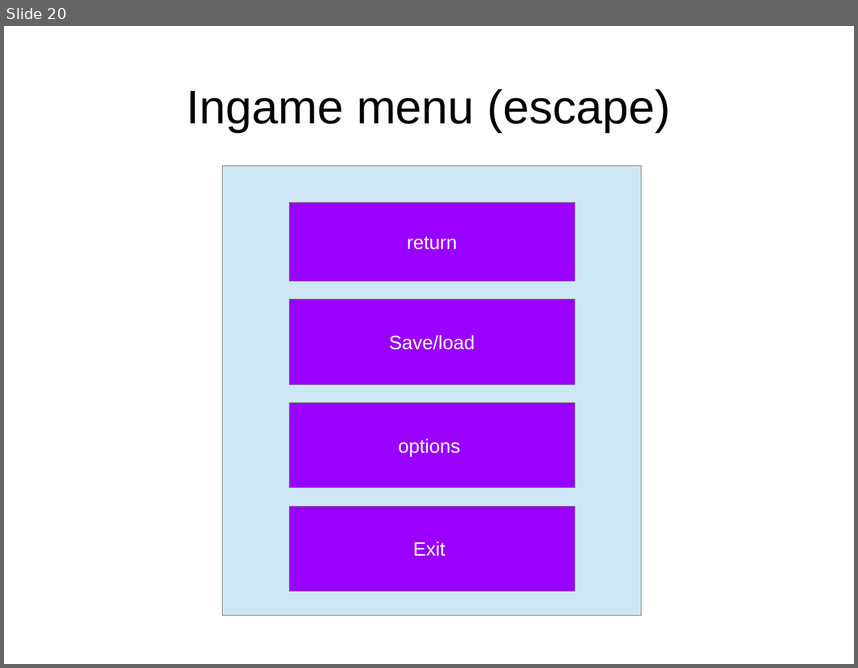
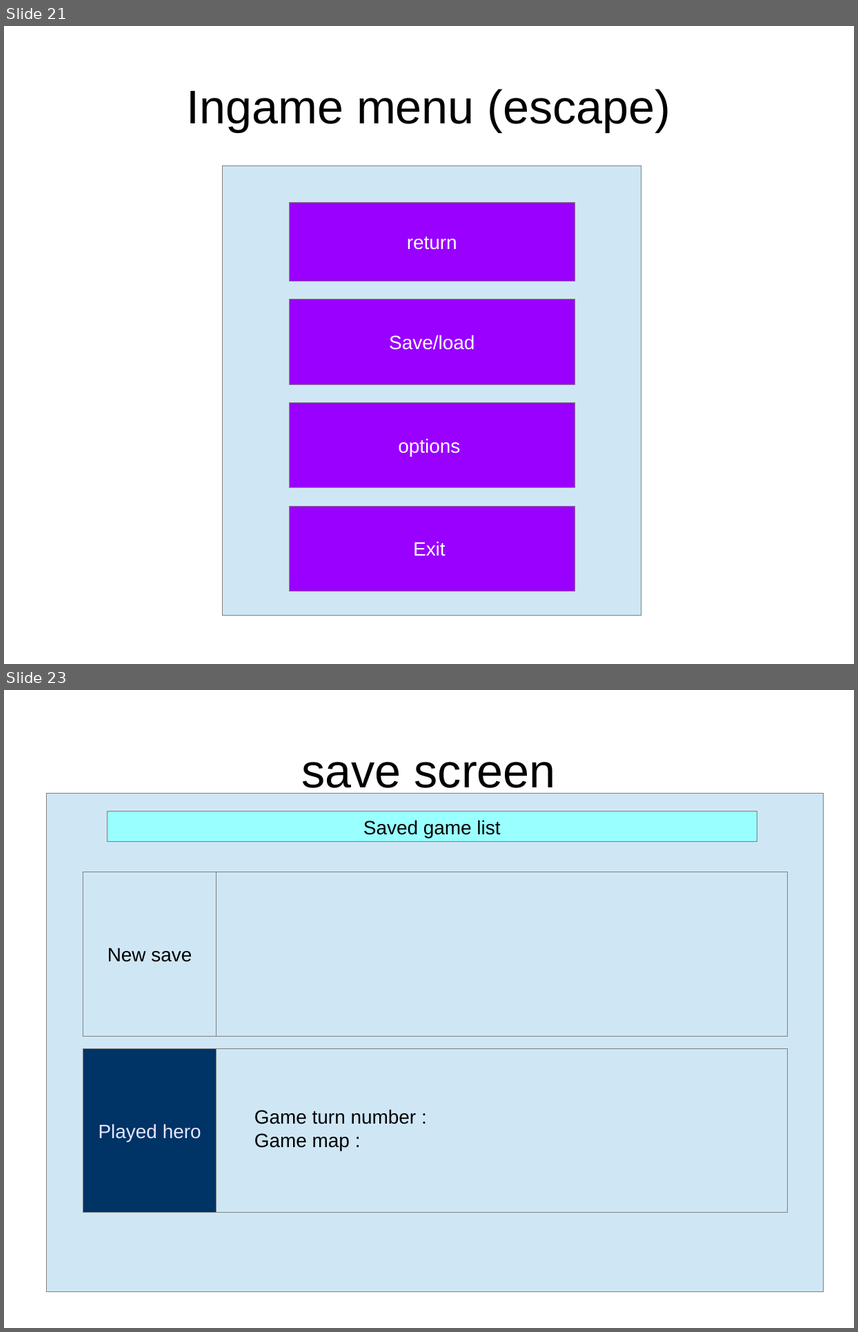
Before and after one commit to idolord/CryptDuel, a slide deck: documentation/interface CDC.odp. Shown one above the other, each under a label of ours: slide 20 before the commit, slides 21 and 23 after it; the slides between them are not shown. The pictures are 858x668 and 858x1332 pixels, drawn with LibreOffice and Linux fonts; fonts in the diff are those of the drawing. Boxes give left, top, right and bottom in pixels: in the first picture for what was removed or moved away, otherwise in the second. Text is boxed around its words. In the diff, an @@ line names an element or a change of style, - is before the commit and + after.

```diff
--- a/documentation/interface CDC.odp
+++ b/documentation/interface CDC.odp
@@ slide 23 added at (4, 690, 854, 1328), background #FFFFFF @@
@@ title added at (302, 762, 556, 796), 44 pt, text #000000 @@
+save screen
@@ rectangle added at (46, 793, 824, 1292), fill #CFE7F5, outline #808080 0 pt @@
@@ rectangle added at (107, 811, 757, 841), fill #99FFFF, outline #808080 0 pt, 18 pt, text #000000 @@
+Saved game list
@@ rectangle added at (83, 872, 787, 1036), fill #CFE7F5, outline #808080 0 pt @@
@@ rectangle added at (83, 872, 216, 1036), fill #CFE7F5, outline #808080 0 pt, 18 pt, text #000000 @@
+New save
@@ rectangle added at (83, 1049, 787, 1213), fill #CFE7F5, outline #808080 0 pt @@
@@ rectangle added at (83, 1049, 216, 1213), fill #003366, outline #808080 0 pt, 18 pt, text #E6E6FF @@
+Played hero
@@ text added at (254, 1109, 417, 1150), 18 pt, text #000000 @@
+Game turn number :
+Game map :
@@ what was slide 20 is now slide 21 @@
```
Also in this commit, not shown: 4 other slides added.
